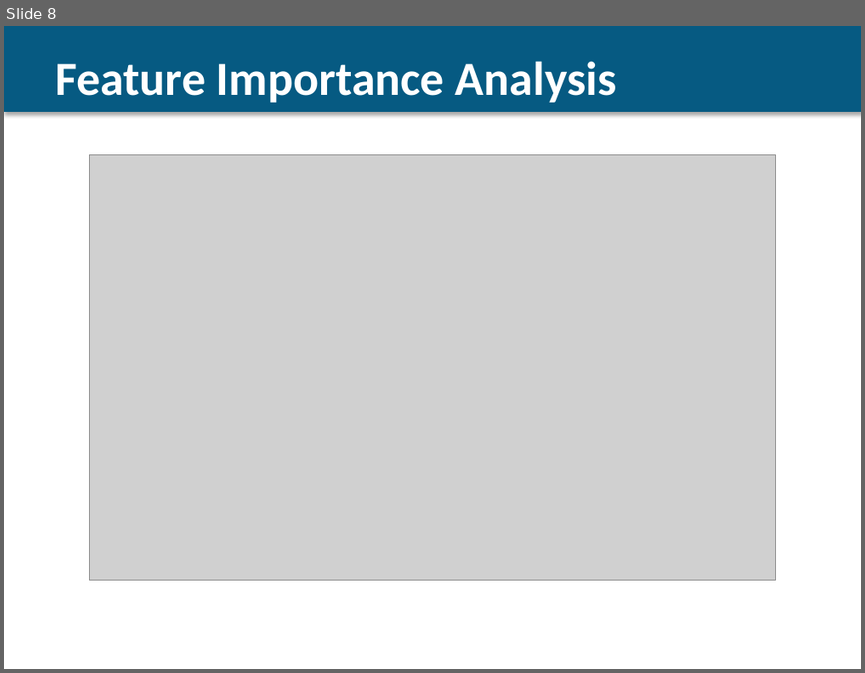
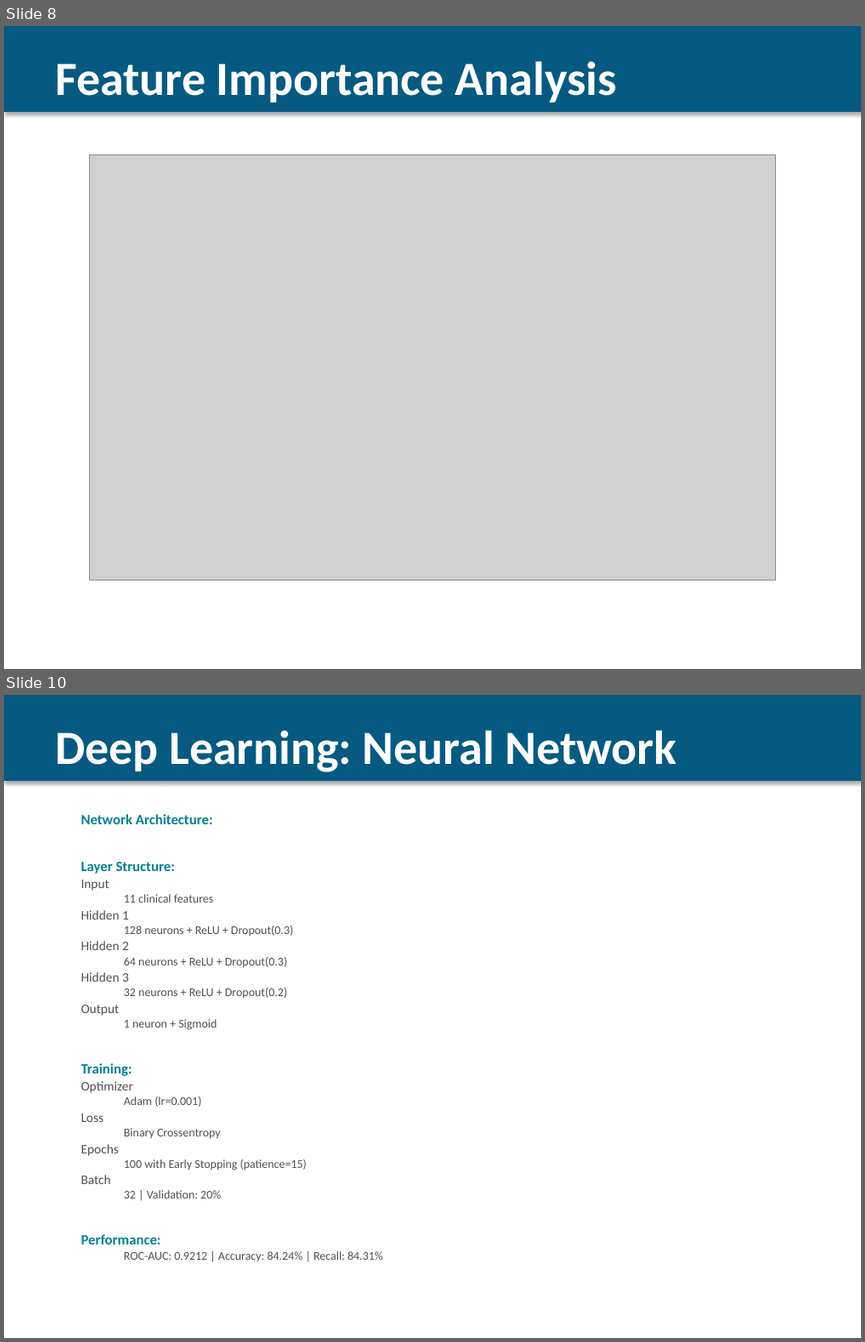
Before and after one commit to Mahdi-20/Heart-Failure-Prediction-Dataset, a slide deck: Heart_Failure_Presentation.pptx. Shown one above the other, each under a label of ours: slide 8 before the commit, slides 8 and 10 after it; the slides between them are not shown. The pictures are 865x673 and 865x1342 pixels, drawn with LibreOffice and Linux fonts; fonts in the diff are those of the drawing; grey boxes stand for pictures. Boxes give left, top, right and bottom in pixels: in the first picture for what was removed or moved away, otherwise in the second. Text is boxed around its words. In the diff, an @@ line names an element or a change of style, - is before the commit and + after.

Commit message:
Update Heart_Failure_Presentation.pptx with Deep Learning integration
Complete presentation refresh with:
- 14 comprehensive slides (expanded from 13)
- Deep Learning (TensorFlow/Keras Neural Network) fully integrated
- All 6 models performance comparison with detailed metrics
- Neural network architecture details slide
- Model selection infographic showing Random Forest as recommended
- Clear justification: highest recall (87.53%) for healthcare deployment
- Professional visualizations and color-coded recommendations
- Ready for course presentation

Key metrics included:
- Random Forest: ROC-AUC 0.9239, Recall 87.53%
- Neural Network: ROC-AUC 0.9212, Recall 84.31%
- Clear recommendation: Random Forest for production due to healthcare priority (higher recall)

```diff
--- a/Heart_Failure_Presentation.pptx
+++ b/Heart_Failure_Presentation.pptx
@@ slide 10 added at (x1=4, y1=695, x2=861, y2=1338), background #FFFFFF @@
@@ rectangle added at (x1=4, y1=695, x2=861, y2=781), fill #065A82, outline #065A82 0.75 pt @@
@@ text added at (x1=55, y1=730, x2=677, y2=824), 40 pt, text #FFFFFF, bold @@
+Deep Learning: Neural Network Details
@@ text added at (x1=81, y1=814, x2=383, y2=1261), 10 pt, text #505050 @@
+Network Architecture:
+Layer Structure:
+Input
+  11 clinical features
+Hidden 1
+  128 neurons + ReLU + Dropout(0.3)
+Hidden 2
+  64 neurons + ReLU + Dropout(0.3)
+Hidden 3
+  32 neurons + ReLU + Dropout(0.2)
+Output
+  1 neuron + Sigmoid
+Training:
+Optimizer
+  Adam (lr=0.001)
+Loss
+  Binary Crossentropy
+Epochs
+  100 with Early Stopping (patience=15)
+Batch
+  32 | Validation: 20%
+Performance:
+  ROC-AUC: 0.9212 | Accuracy: 84.24% | Recall: 84.31%
```
Also in this commit, not shown: 10 slides changed, 2 other slides added, 2 slides removed, 1 other file.
